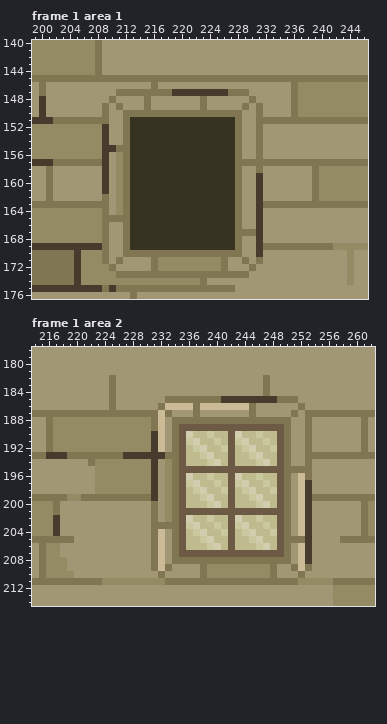
File history of a pixel-art file, assets/02_architecture/05_moulin/02_ext/Moulin_Batiment_Anim.aseprite. Above: the version before the commit.
368x388 pixels, 9 frames. Colours within 5 levels of each other are drawn and written as one. Shown: frame 1 area 1: x 199..246, y 140..176; frame 1 area 2: x 214..262, y 178..214. The old version is drawn lined up with the new one, on the new canvas. The commit also changed other frames or places, which this record leaves out.
And afterwards:
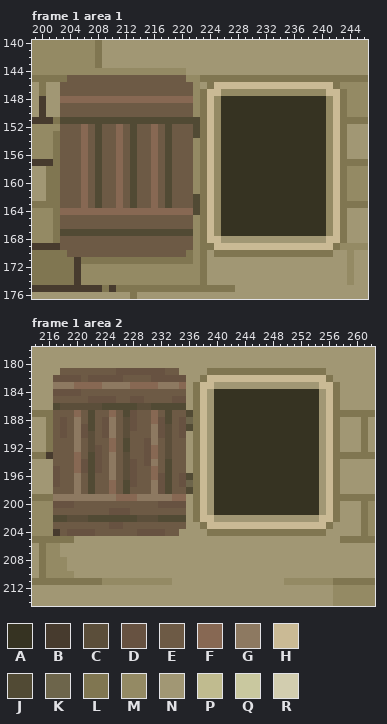
Palette (. is transparent): A #363322  B #473b2e  C #5b4e3a  D #675241  E #6d5a45  F #876853  G #8d7961  H #caba95  J #514a34  K #6d654b  L #807651  M #948a64  N #a19774  P #c0bb8f  Q #c9c89f  R #d2cdaf
Diff:
canvas 368x388 -> 340x236, the old top-left corner now at -19,-56 (the part of the old canvas that was cut away was empty and is not shown)
Changed rows in their new state; - is an unchanged pixel.
Frame 1 area 1:
first column x 202:
144 ------MMMMMMMMMMMMM-----------------------
145 --EEEEEEEEEEEEEEEEEMM---------------------
146 -EEEEEEEEEEEEEEEEEEEM-LHHHHHHHHHHHHHHHHHL-
147 -EEEEEEEEEEEEEEEEEEEMLHHMMMMMMMMMMM----HHL
148 -FFFFFFFFFFFFFFFFFFFM-HMAAAAAAAAAAAAAAA-HL
149 -EEEEEEEEEEEEEEEEEEEM-HMAAAAAAAAAAAAAAA-HL
150 -EEEEEEEEEEEEEEEEEEEM-HMAAAAAAAAAAAAAAA-HL
151 -JJJJJJJJJJJJJJJJJJJJLHM--AAAAAAAAAAAAAMH-
152 -EEEFEJEEFEJEEFEJEEEJLHM--AAAAAAAAAAAAAMHL
153 LEEEFEJEEFEJEEFEJEEEJLHM--AAAAAAAAAAAAAMHL
154 LEEEFEJEEFEJEEFEJEEEMLHM--AAAAAAAAAAAAAMHL
155 LEEEFEJEEFEJEEFEJEEEMLHM--AAAAAAAAAAAAAMHL
156 LEEEFEJEEFEJEEFEJEEEMLHM--AAAAAAAAAAAAAMHL
157 -EEEFEJEEFEJEEFEJEEEMLHM--AAAAAAAAAAAAAMH-
158 LEEEFEJEEFEJEEFEJEEEMLHM--AAAAAAAAAAAAA-HL
159 LEEEFEJEEFEJEEFEJEEEMLHM--AAAAAAAAAAAAA-HL
160 LEEEFEJEEFEJEEFEJEEEMLHM--AAAAAAAAAAAAA-HL
161 LEEEFEJEEFEJEEFEJEEEMLHM--AAAAAAAAAAAAA-HL
162 LEEEFEJEEFEJEEFEJEEEJLHM--AAAAAAAAAAAAA-HL
163 -EEEFEJEEFEJEEFEJEEEJLHM--AAAAAAAAAAAAAMH-
164 LFFFFFFFFFFFFFFFFFFFJLHM--AAAAAAAAAAAAAMHL
165 LEEEEEEEEEEEEEEEEEEEMLHM--AAAAAAAAAAAAAMHL
166 LEEEEEEEEEEEEEEEEEEEMLHM--AAAAAAAAAAAAAMHL
167 LJJJJJJJJJJJJJJJJJJJMLHM--AAAAAAAAAAAAAMHL
168 LEEEEEEEEEEEEEEEEEEEMLHHNNN--N---------HHL
169 -EEEEEEEEEEEEEEEEEEEMLLHHHHHHHHHHHHHHHHHL-
170 --EEEEEEEEEEEEEEEEE-M-N----LLLLLLLLLLLLL--
171 ----LLL-L-LLLL-LLLLL-LNNN--N-N------------
172 --------MMMMMMM------LNNN---N-------------
173 ---------MMMMMMMMMMMM-NNNNNN--------------
Frame 1 area 2:
first column x 217:
181 -EEEEEEEEDDDDDDDEE----LLLLLLLLLLLLLLLLL--
182 DDDDEDDDDDEEEEDDDDD--LHHHHHHHHHHHHHHHHHL-
183 GGGFFFFGGGGFFFFGGGF-LHH-------N-------HHL
184 DDDDEEEEEEEEEEEEEEE-LH-AAAAAAAAAAAAAAA-HL
185 EEEEEDDDDEEDDEEEEDDN-HNAAAAAAAAAAAAAAA-HL
186 JCCCCCCJJJJJCCJJJJJN--NAAAAAAAAAAAAAAA-HL
187 EEEFEJEEFEJDEEFEJEEJ-H-AAAAAAAAAAAAAAANH-
188 EDEGEJEDGECDEEFDJEDK-HNAAAAAAAAAAAAAAA-HL
189 EDEGDJEDGECDEEGDCEDJLHNAAAAAAAAAAAAAAA-HL
190 EDEGDCEDGECEEEGDCEDNLHNAAAAAAAAAAAAAAA-HL
191 EEEGECEEFEJEEDGECE-NLHNAAAAAAAAAAAAAAA-HL
192 EEEGECDEFEJEEDFECE-NLHNAAAAAAAAAAAAAAA-HL
193 EEEFEJDEGECEEDFECE-NLHNAAAAAAAAAAAAAAANH-
194 EEEFDJDEGECDEDGEJE-NLHNAAAAAAAAAAAAAAA-HL
195 DEEFDJDEGECDEEFEJE-NLHNAAAAAAAAAAAAAAA-HL
196 DEEGEJEEGECDEEFDJEDJLHNAAAAAAAAAAAAAAA-HL
197 DEEGEJEEFEJDEEGDJEDKLHNAAAAAAAAAAAAAAA-HL
198 EEEGEJEEFEJEEEGDJE-JLHNAAAAAAAAAAAAAAA-HL
199 GGGGGGGGGFFFGGGGGFFNLHNAAAAAAAAAAAAAAANH-
200 DDDEEEEEEEEEEEEDDDDNLHNAAAAAAAAAAAAAAA-HL
201 EEEEEEEEDDDEEEEEEE-NLHNAAAAAAAAAAAAAAA-HL
202 JJCCCJJJJJJJCCCJJJJNLHHNNNNNNNNNNN-NN-HHL
203 EEEEEEEEDDEEEEEEEE-NNLHHHHHHHHHHHHH-HHHL-
204 -EDDDDEEEEEEDDDDEENNNNLLLLLLLLLLL-LLLLL--
205 --------------NN-NNNNNNNNNNNNNNNNNNNN----
206 --------------NN-NNNNNNNNNNNNNNNNN-NN----
207 --------------NN-NNNNNNNNNNNNNNNNN-NN----
208 --------------NN-NNNNNNNNNNNNNNNNN-NN----
209 --------------NNN----NNNNNNNNNNN--NNN----
210 ---------------N-----NNNNNNNNNNN---N-----
211 ----------------MNNNNNNNNNNNNNNNNMM------
